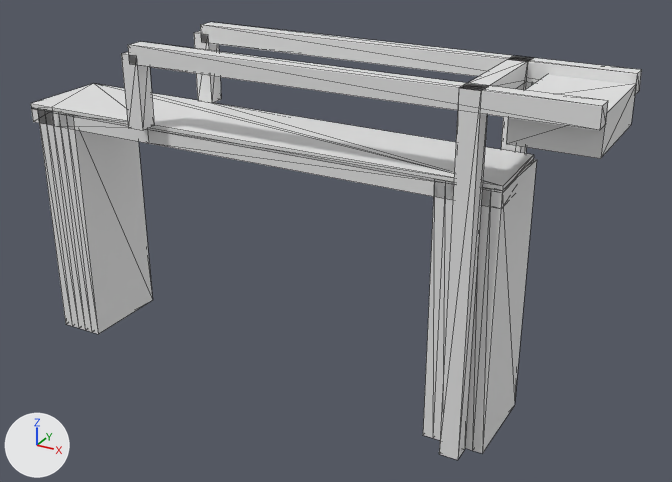
A saved change to the glTF model models/amerongen/amerongen-brug-d7cb5c0f/amerongen-brug-d7cb5c0f.glb.
One viewpoint serves both versions: a camera (50 mm lens) standing at (24.4, -36.9, 16.4) and looking at (3.8, 0.4, -2.3). The lights are fixed; the arrows at lower left show +X, +Y and +Z. The picture after the commit comes second. Mesh edges are drawn as thin lines.

Script lines for the objects in view, before the commit:
```python
ob_building_balans = bpy.data.objects.new('building:balans', me_balans)
ob_building_balans.location = (0.0, 0.0, 0.0)
ob_building_balans_2 = bpy.data.objects.new('building:balans 2', me_balans_2)
ob_building_balans_2.location = (0.0, 0.0, 0.0)
ob_building_contragewicht = bpy.data.objects.new('building:contragewicht', me_contragewicht)
ob_building_contragewicht.location = (0.0, 0.0, 0.0)
ob_building_hamei = bpy.data.objects.new('building:hamei', me_hamei)
ob_building_hamei.location = (0.0, 0.0, 0.0)
ob_building_hamei_2 = bpy.data.objects.new('building:hamei 2', me_hamei_2)
ob_building_hamei_2.location = (0.0, 0.0, 0.0)
ob_building_hangstang = bpy.data.objects.new('building:hangstang', me_hangstang)
ob_building_hangstang.location = (0.0, 0.0, 0.0)
ob_building_hangstang_2 = bpy.data.objects.new('building:hangstang 2', me_hangstang_2)
ob_building_hangstang_2.location = (0.0, 0.0, 0.0)
ob_building_portaal = bpy.data.objects.new('building:portaal', me_portaal)
ob_building_portaal.location = (0.0, 0.0, 0.0)
ob_road_dek = bpy.data.objects.new('road:dek', me_dek)
ob_road_dek.location = (0.0, 0.0, 0.0)
# also in view: 'road:landhoofd (aangenomen)' at (-11.6, 0.0, -3.5); 'road:landhoofd (aangenomen) 2' at (11.6, -0.2, -3.5); 'road:voetpad' at (0.0, 0.0, 3.0)
```
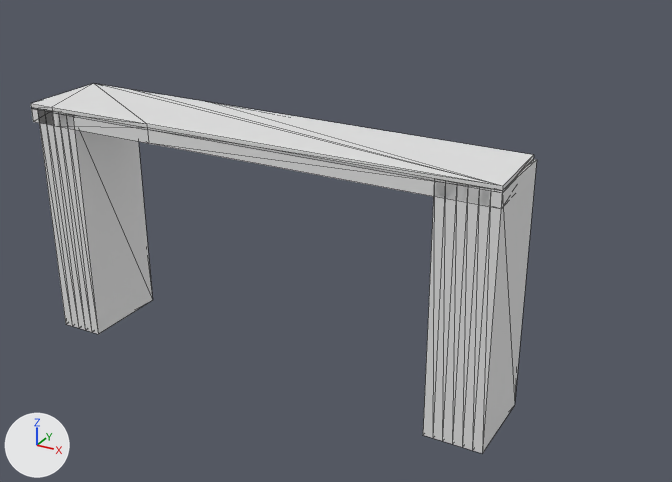
What differs and where, as boxes [x1, y1, x2, y2] in the pictures (672 x 482 px):
'building:balans 2', deleted: before [128, 42, 608, 131]
'building:hamei 2', deleted: before [439, 83, 487, 460]
'building:balans', deleted: before [200, 22, 642, 95]
'building:contragewicht', deleted: before [506, 75, 636, 159]
'building:hangstang 2', deleted: before [121, 52, 154, 131]
'building:portaal', deleted: before [463, 58, 528, 89]
'building:hangstang', deleted: before [194, 31, 221, 103]
'building:hamei', deleted: before [501, 56, 533, 154]

What the commit changed:
Object 'building:hamei' (ob_building_hamei) is deleted.
Object 'building:hamei 2' (ob_building_hamei_2) is deleted.
Object 'building:portaal' (ob_building_portaal) is deleted.
Object 'building:balans' (ob_building_balans) is deleted.
Object 'building:hangstang' (ob_building_hangstang) is deleted.
Object 'building:balans 2' (ob_building_balans_2) is deleted.
Object 'building:hangstang 2' (ob_building_hangstang_2) is deleted.
Object 'building:contragewicht' (ob_building_contragewicht) is deleted.
